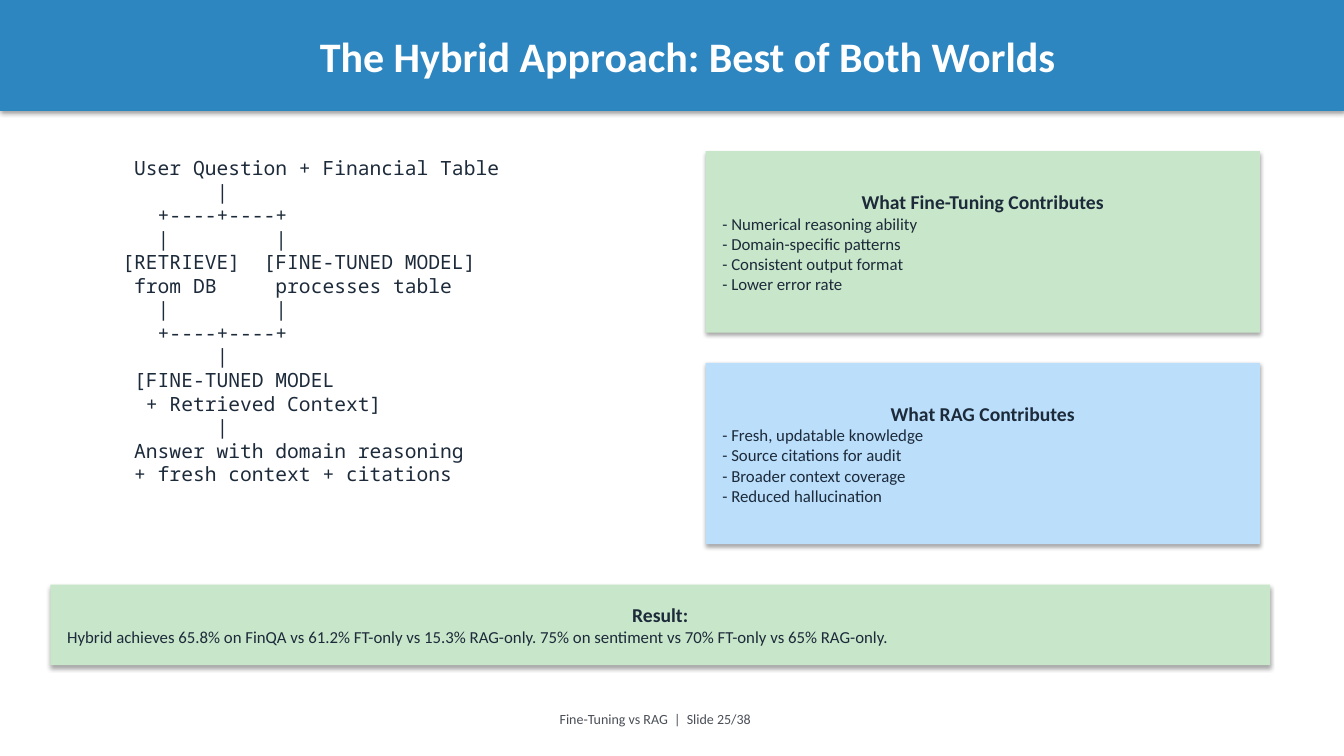
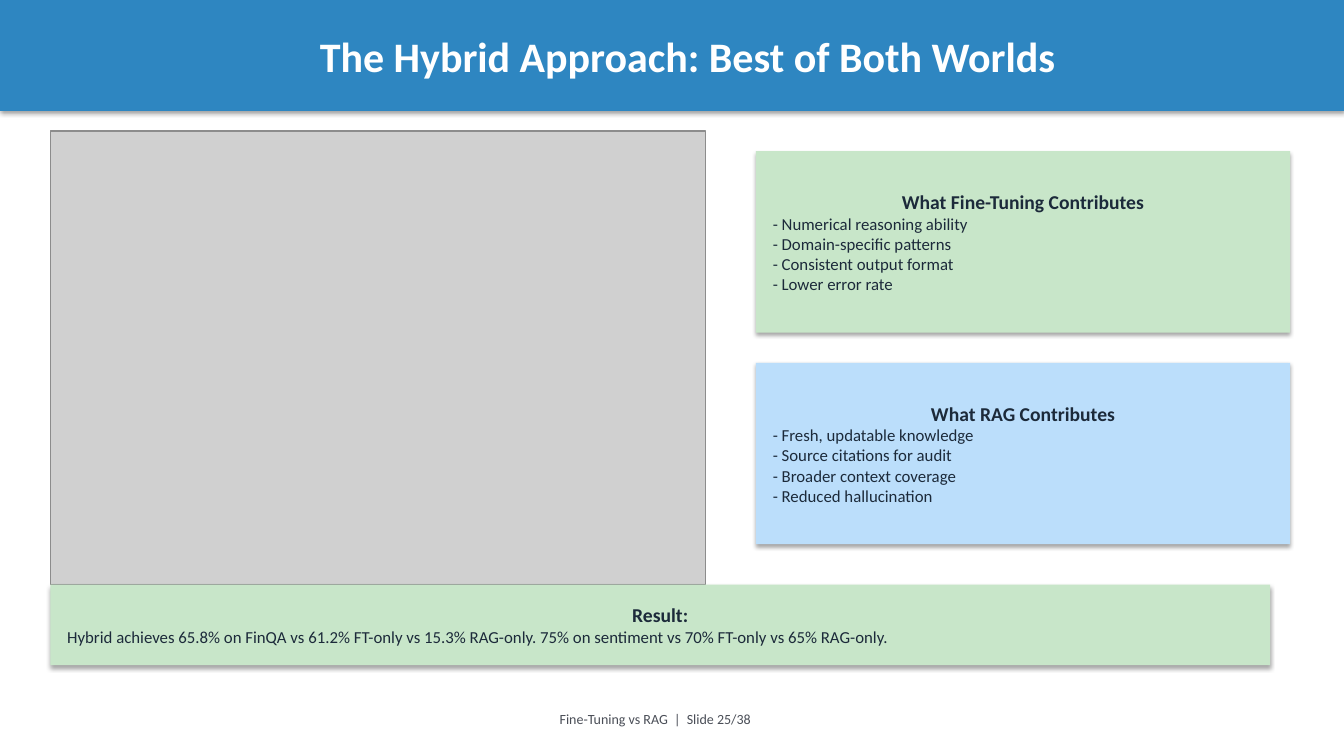
Before and after one commit to intelliswarm-ai/finetune-vs-rag, a slide deck: slide 25 of presentation.pptx. Drawn at 1344x756 pixels with LibreOffice and Linux fonts; fonts in the diff are those of the drawing; grey boxes stand for pictures. Boxes give left, top, right and bottom in pixels: in the first picture for what was removed or moved away, otherwise in the second. Text is boxed around its words. In the diff, an @@ line names an element or a change of style, - is before the commit and + after.

```diff
--- a/presentation.pptx
+++ b/presentation.pptx
@@ picture added at box(50, 131, 706, 585) @@
@@ text removed at box(122, 160, 499, 482) @@
-User Question + Financial Table
-|
-+----+----+
-| |
-[RETRIEVE] [FINE-TUNED MODEL]
-from DB processes table
-| |
-+----+----+
-|
-[FINE-TUNED MODEL
-+ Retrieved Context]
-|
-Answer with domain reasoning
-+ fresh context + citations
@@ rectangle "What Fine-Tuning Contributes": place and size @@
-rectangle "What Fine-Tuning Contributes" at box(706, 151, 1260, 333)
+rectangle "What Fine-Tuning Contributes" at box(756, 151, 1291, 333)
@@ rectangle "What RAG Contributes": place and size @@
-rectangle "What RAG Contributes" at box(706, 363, 1260, 544)
+rectangle "What RAG Contributes" at box(756, 363, 1291, 544)
```
Also in this commit, not shown: 3 other slides changed, 9 other files.
